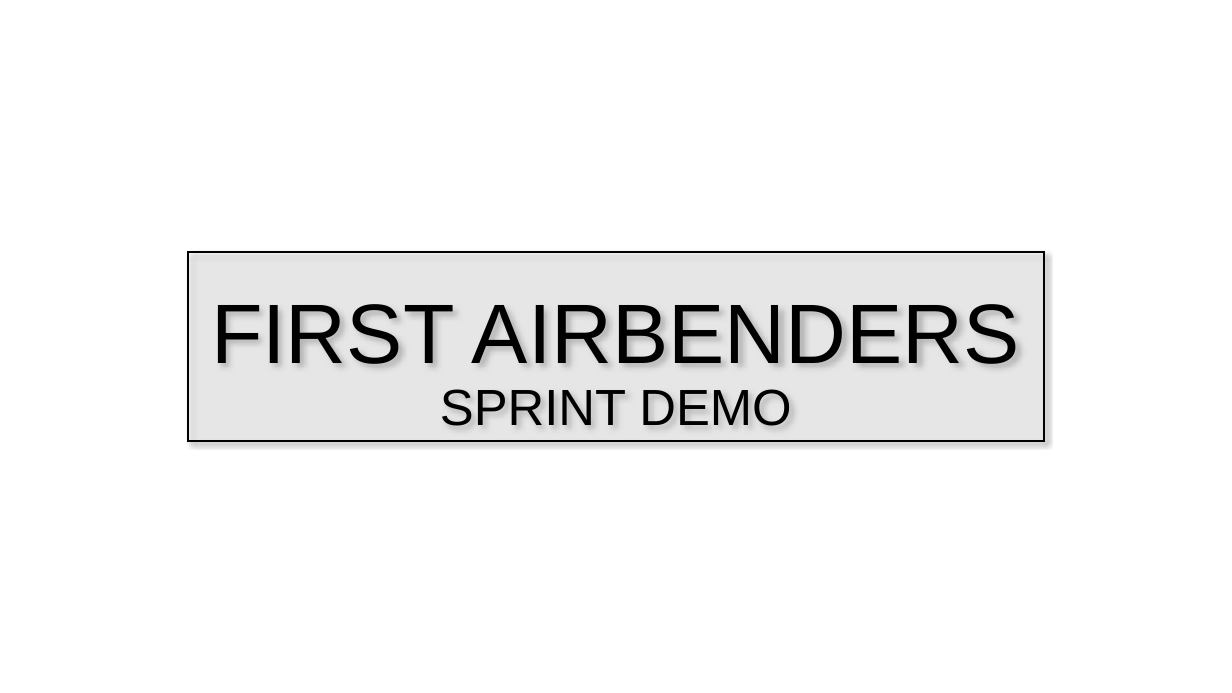
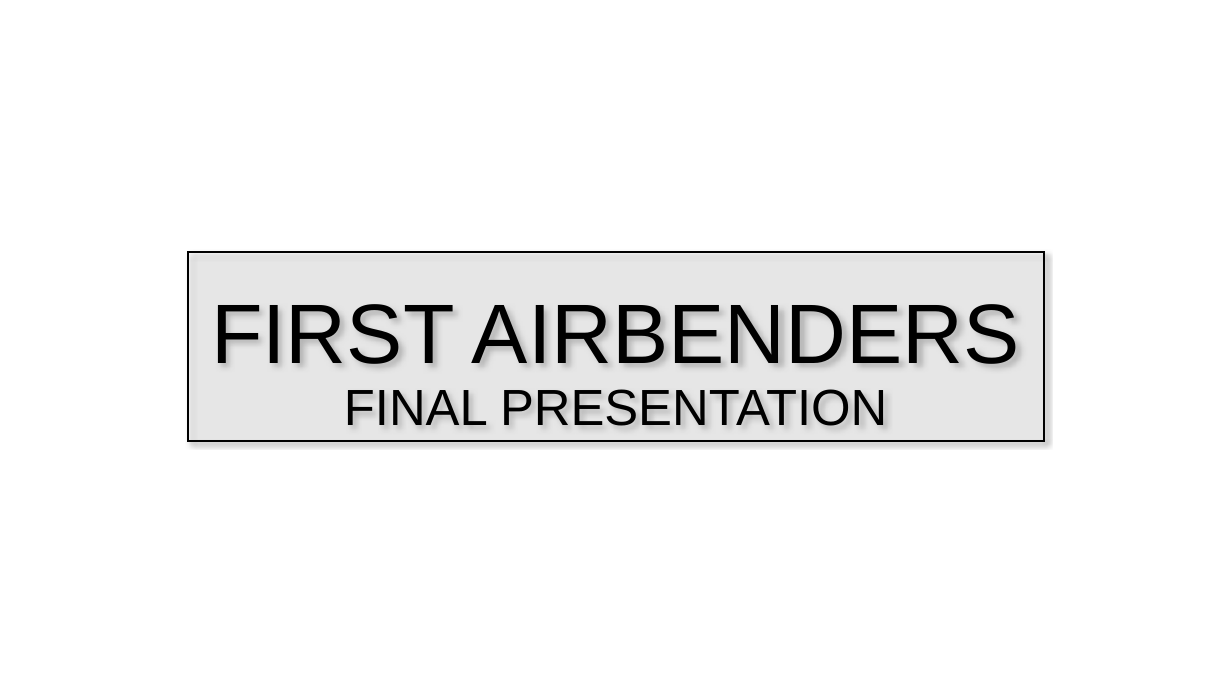
Before and after one commit to ivolvanov/airios-climate-control, a slide deck: slide 1 of docs/SprintDemo/FinalPresentation.pptx. Drawn at 1232x693 pixels with LibreOffice and Linux fonts; fonts in the diff are those of the drawing; background and template pictures are left out. Boxes give left, top, right and bottom in pixels: in the first picture for what was removed or moved away, otherwise in the second. Text is boxed around its words. In the diff, an @@ line names an element or a change of style, - is before the commit and + after.

Commit message:
Updated first slide

```diff
--- a/docs/SprintDemo/FinalPresentation.pptx
+++ b/docs/SprintDemo/FinalPresentation.pptx
@@ title at (211,304,1020,426): text changed; size 65.7 to 39.6 pt @@
-FIRST AIRBENDERS
-SPRINT DEMO
+FIRST AIRBENDERS
+FINAL PRESENTATION
```
